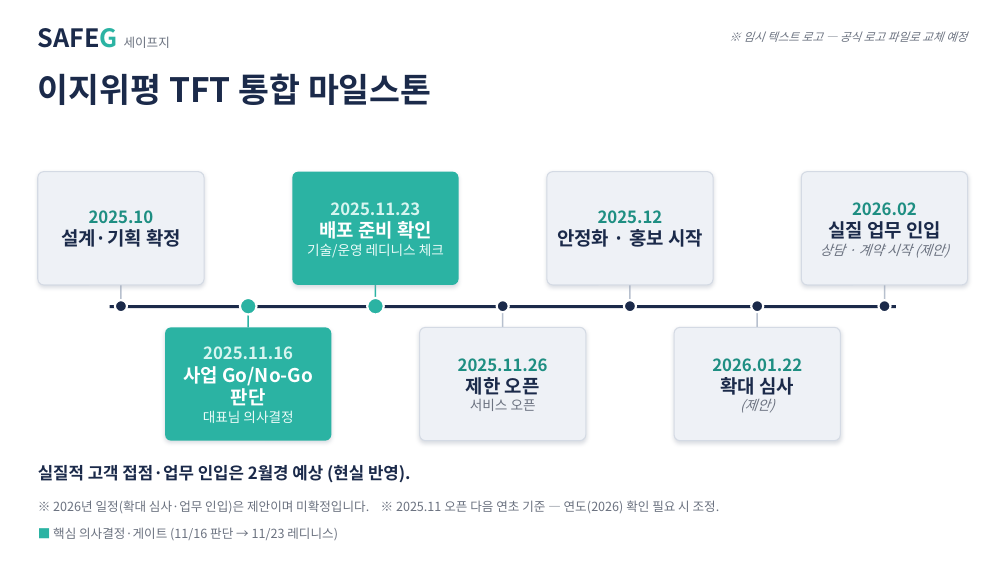
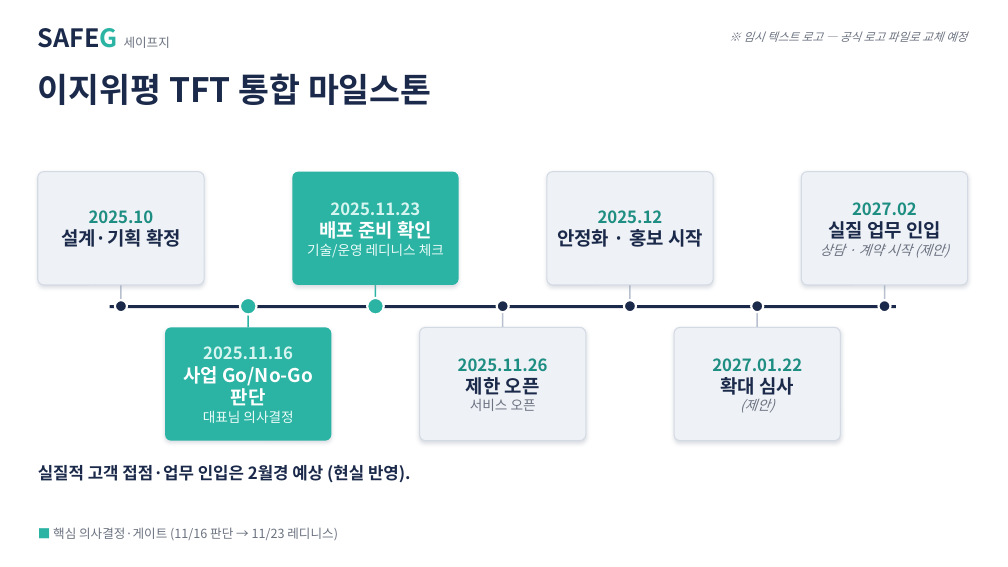
Before and after one commit to gonoma-eng/lib, a slide deck: slide 1 of presentations/이지위평_TFT_마일스톤_역할_v1.pptx. Drawn at 1008x567 pixels with LibreOffice and Linux fonts; fonts in the diff are those of the drawing. Boxes give left, top, right and bottom in pixels: in the first picture for what was removed or moved away, otherwise in the second. Text is boxed around its words. In the diff, an @@ line names an element or a change of style, - is before the commit and + after.

```diff
--- a/presentations/이지위평_TFT_마일스톤_역할_v1.pptx
+++ b/presentations/이지위평_TFT_마일스톤_역할_v1.pptx
@@ text at (x1=820, y1=221, x2=949, y2=258): text changed @@
-2026.02
+2027.02
@@ text at (x1=712, y1=358, x2=802, y2=371): text changed @@
-2026.01.22
+2027.01.22
@@ text removed at (x1=53, y1=500, x2=720, y2=513) @@
-※ 2026년 일정(확대 심사·업무 인입)은 제안이며 미확정입니다. ※ 2025.11 오픈 다음 연초 기준 — 연도(2026) 확인 필요 시 조정.
```
